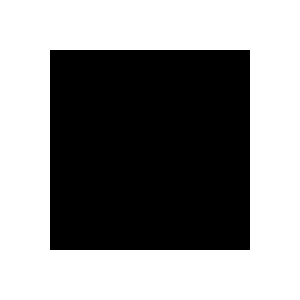
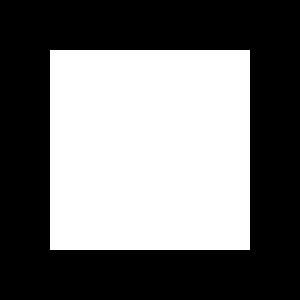
Layer changes from the first 300 × 300 image to the second:
added layer "Calque copié" above "Arrière-plan" over [50, 50, 250, 250]
painted on "Arrière-plan" over [0, 0, 300, 300]
